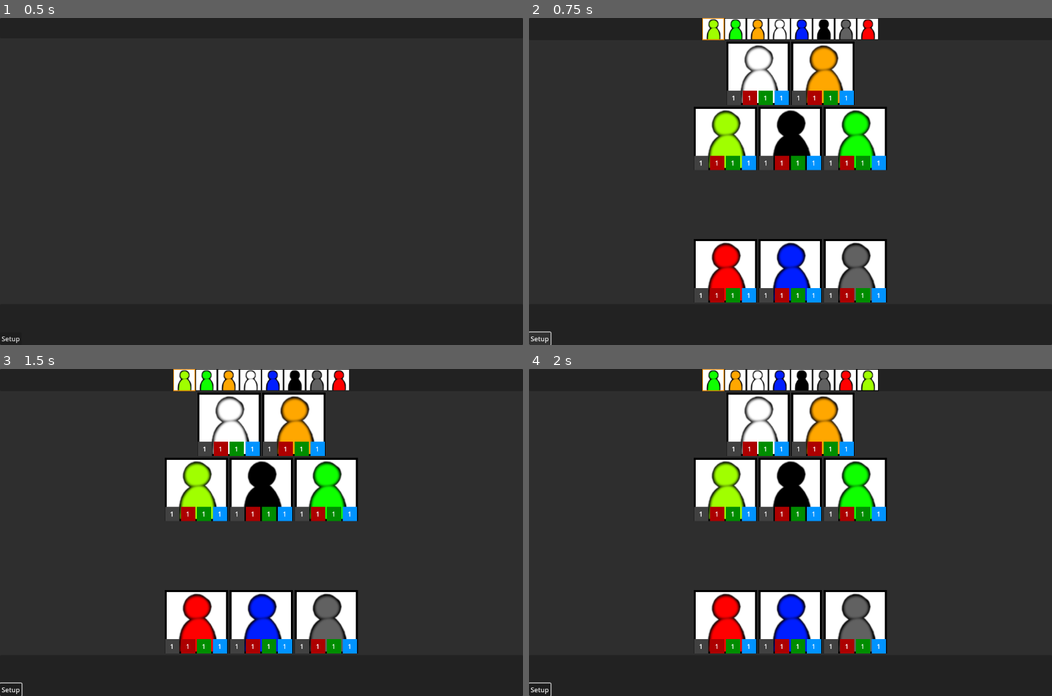
Above: before the commit, frames 1-4 (two rows, left to right).
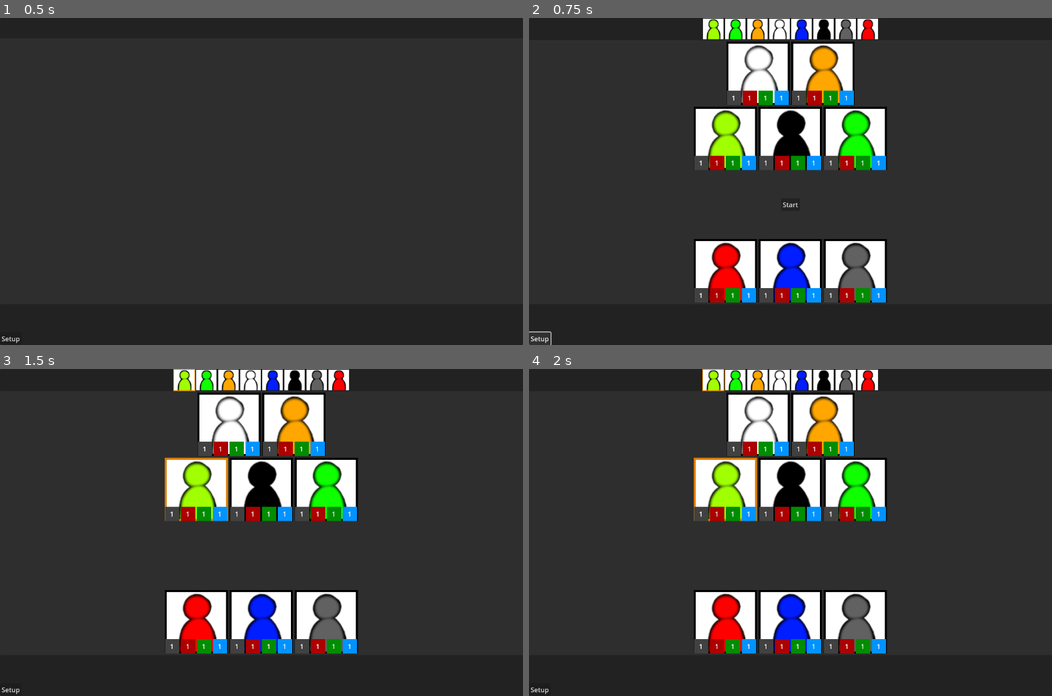
Above: after the commit, the same moments.

Repository: Jeff-All/jam-action-rpg
Game: Godot game, scene res://scenes/tests/test_game.tscn
Two runs of this game, one before a commit and one after it. Both use one fixed random seed, a clock stepped at 60 frames per second and the inputs below. This scene is started directly instead of the project's main scene. The engine's default icon, where the game draws it, is replaced by a stand-in: a white triangle on a blue panel in a dark square.
Inputs (mouse positions are in pixels of both pictures, inside the frame that each line leads up to):
- Up to frame 1 (0.5 s): no input
- Up to frame 2 (0.75 s): click "Setup" at 0.5 s
- Up to frame 3 (1.5 s): click (261, 555) at 1.25 s, where only the run after the commit has a clickable "Start"
- Up to frame 4 (2 s): no input

Frame 1 is identical in both runs. In frame 2, less than 0.1% of the frame differs, in the area x 33-52%, y 0-58%; in frame 3, 0.3%; in frame 4, 1.2%, in the area x 0-67%, y 0-100%.

Commit message:
Added Start button to battle_board

Diff:
--- a/scenes/battle_board.tscn
+++ b/scenes/battle_board.tscn
@@ -37,6 +37,11 @@
 [node name="MidText" parent="VBoxContainer/PanelContainer" instance=ExtResource("3_1t7ev")]
 layout_mode = 2
 
+[node name="Start" type="Button" parent="VBoxContainer/PanelContainer"]
+layout_mode = 2
+mouse_default_cursor_shape = 2
+text = "Start"
+
 [node name="Bottom" type="VBoxContainer" parent="VBoxContainer"]
 layout_mode = 2
 size_flags_vertical = 8
@@ -61,6 +66,7 @@
 [connection signal="on_enemy_hover" from="VBoxContainer/Top/EncounterUI" to="." method="_on_enemy_hover"]
 [connection signal="on_enemy_leave" from="VBoxContainer/Top/EncounterUI" to="." method="_on_enemy_leave"]
 [connection signal="on_enemy_pressed" from="VBoxContainer/Top/EncounterUI" to="." method="_on_enemy_pressed"]
+[connection signal="pressed" from="VBoxContainer/PanelContainer/Start" to="." method="_on_start_pressed"]
 [connection signal="on_character_hover" from="VBoxContainer/Bottom/PCs" to="." method="_on_pc_hover"]
 [connection signal="on_character_leave" from="VBoxContainer/Bottom/PCs" to="." method="_on_pc_leave"]
 [connection signal="on_character_ui_pressed" from="VBoxContainer/Bottom/PCs" to="." method="_on_pc_pressed"]
--- a/scenes/game.tscn
+++ b/scenes/game.tscn
@@ -15,3 +15,4 @@
 layout_mode = 2
 
 [connection signal="on_end_turn" from="InputController" to="." method="_on_end_turn"]
+[connection signal="on_start_pressed" from="InputController" to="." method="_on_start_pressed"]
--- a/scenes/input_controller.tscn
+++ b/scenes/input_controller.tscn
@@ -30,3 +30,4 @@
 [connection signal="on_pc_hover" from="BattleBoard" to="." method="_on_pc_hover"]
 [connection signal="on_pc_leave" from="BattleBoard" to="." method="_on_pc_leave"]
 [connection signal="on_pc_pressed" from="BattleBoard" to="." method="_on_pc_pressed"]
+[connection signal="on_start_pressed" from="BattleBoard" to="." method="_on_start_pressed"]
--- a/scripts/battle_board.gd
+++ b/scripts/battle_board.gd
@@ -9,6 +9,7 @@
 signal on_enemy_hover(character: CharacterUI)
 signal on_enemy_leave(character: CharacterUI)
 signal on_action_pressed(action_button: ActionButton, index: int)
+signal on_start_pressed()
 
 @export var ecounter: Encounter
 var _pcs: Array[Character]
@@ -20,6 +21,7 @@
 var buttons: ButtonRow
 var mid_text: MidText
 var turn_order: TurnOrder
+var start: Button
 
 func _ready():
 	enemies = $VBoxContainer/Top/EncounterUI
@@ -27,6 +29,7 @@
 	buttons = $VBoxContainer/Bottom/ButtonRow
 	mid_text= $VBoxContainer/PanelContainer/MidText
 	turn_order = $VBoxContainer/Top/TurnOrder
+	start = $VBoxContainer/PanelContainer/Start
 	reset()
 
 func _on_pc_pressed(character: CharacterUI, index: int):
@@ -70,6 +73,7 @@
 	pcs.reset()
 	buttons.clear()
 	mid_text.visible = false
+	start.visible = false
 
 func roll_initiative() -> TurnOrderCharacter:
 	_characters = []
@@ -86,3 +90,6 @@
 
 func _on_turn_order_mouse_exit(turn_order_character: TurnOrderCharacter):
 	turn_order_character._character.turn_order_mouse_exit(turn_order_character)
+
+func _on_start_pressed():
+	on_start_pressed.emit()
--- a/scripts/game.gd
+++ b/scripts/game.gd
@@ -18,7 +18,9 @@
 func set_up(pcs: Array[BaseCharacter], encounter: Encounter):
 	$InputController/BattleBoard.set_pcs(pcs)
 	$InputController/BattleBoard.set_encounter(encounter)
-	var first = $InputController/BattleBoard.roll_initiative()
-	if first._character == null:
-		print("NULL!")
-	start_turn(first._character)
+	$InputController/BattleBoard.roll_initiative()
+	$InputController/BattleBoard/VBoxContainer/PanelContainer/Start.visible = true
+
+func _on_start_pressed():
+	$InputController/BattleBoard/VBoxContainer/PanelContainer/Start.visible = false
+	start_turn($InputController/BattleBoard/VBoxContainer/Top/TurnOrder.cur_turn())
--- a/scripts/input states/input_state_enemy_turn.gd
+++ b/scripts/input states/input_state_enemy_turn.gd
@@ -16,6 +16,8 @@
 	print("enemy_turn.begin")
 	battle_board.reset()
 
+	character.active = true
+
 	_timer.start()
 
 func end():
--- a/scripts/input states/input_state_player_turn.gd
+++ b/scripts/input states/input_state_player_turn.gd
@@ -13,7 +13,8 @@
 		push_error("character is null")
 	if cur_character_ui == null:
 		push_error("character %s is not present in PCs" % character.name)
-	battle_board.pcs.get_character_ui(character).active = true
+	character.active = true
+	#battle_board.pcs.get_character_ui(character).active = true
 	battle_board.bind_actions(character.base_character.actions)
 
 func end():
--- a/scripts/input_controller.gd
+++ b/scripts/input_controller.gd
@@ -3,6 +3,7 @@
 extends Node
 
 signal on_end_turn()
+signal on_start_pressed()
 
 var cur_state: InputState:
 	set(value):
@@ -64,3 +65,6 @@
 func to_enemy_turn(character: Character):
 	enemy_turn_input_state.character = character
 	cur_state = enemy_turn_input_state
+
+func _on_start_pressed():
+	on_start_pressed.emit()
--- a/scripts/turn_order.gd
+++ b/scripts/turn_order.gd
@@ -25,13 +25,15 @@
 	turn_order.push_back(cur_ui)
 	$HBoxContainer.move_child(cur_ui, $HBoxContainer.get_child_count() - 1)
 
+func cur_turn() -> Character:
+	return turn_order[0]._character
+
 func next_turn() -> Character:
 	var _first = turn_order.pop_front()
 	_first.selected = false
 	turn_order.push_back(_first)
 	$HBoxContainer.move_child(_first, $HBoxContainer.get_child_count() - 1)
 	var new_first = turn_order[0]
-	new_first.selected = true
 	return new_first._character
 
 func roll_initiative(characters: Array[Character]) -> TurnOrderCharacter:
@@ -51,7 +53,6 @@
 	for cur_tuple in initiative_rolls:
 		add_character(cur_tuple[0])
 
-	turn_order[0].selected = true
 	return turn_order[0]
 
 func clear():
--- a/scripts/turn_order_character.gd
+++ b/scripts/turn_order_character.gd
@@ -16,6 +16,7 @@
 		_character = value
 		if _character != null:
 			$MarginContainer/TextureRect.texture = _character.textures.small
+			_character.on_set_active.connect(_on_set_active)
 		else:
 			$MarginContainer/TextureRect.texture = null
 
@@ -51,3 +52,6 @@
 	else:
 		add_theme_stylebox_override("panel", default_color)
 	on_mouse_exit.emit(self)
+
+func _on_set_active(_c: Character, value: bool):
+	selected = value
